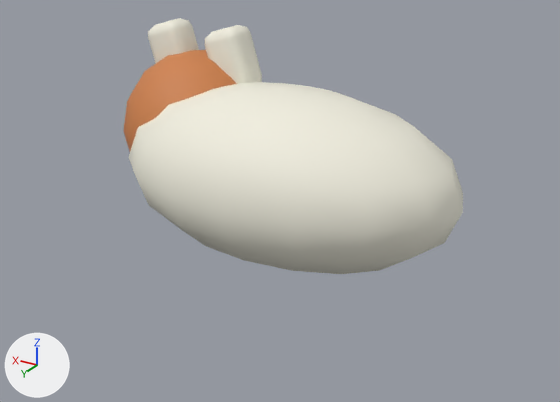
The glTF model public/assets/models/JPN-24.glb, before and after one commit.
One viewpoint serves both versions: a 50 mm lens placed at (-0.968, 1.642, 0.971), pointed at (-0.012, 0.049, 0.175). Every picture has the same lights, and +X, +Y and +Z are marked at lower left. The older version comes first. Where no turn or scale is listed for an object, it has been applied to the vertices.

The first picture shows 'calico body', 'ear', 'ear.001', 'head'.
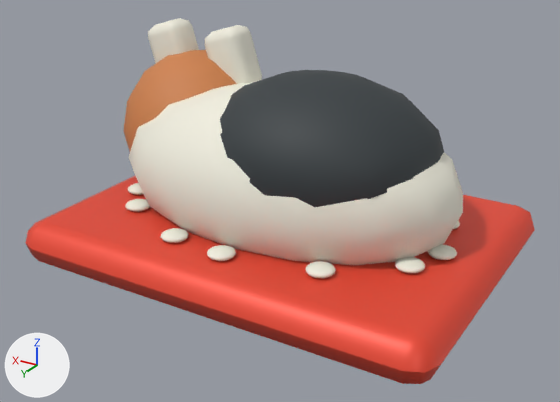
Edits to the bpy script that builds the scene:
```text
Add mat_rubber:
    mat_rubber = principled_material('rubber')
    mat_rubber.base_color = (0.035, 0.045, 0.05)  # dark grey #353c3f
    mat_rubber.roughness = 0.65
Add mat_paint_coral:
    mat_paint_coral = principled_material('paint-coral')
    mat_paint_coral.base_color = (0.85, 0.07, 0.035)  # red #ed4b35
    mat_paint_coral.metallic = 0.18
    mat_paint_coral.roughness = 0.46
Add me_sphere_228:
    me_sphere_228.from_pydata(...)  # a UV sphere (16 segments, 8 rings, poles along z) spanning x -0.32..0.32, y -0.27..0.27, z -0.2..0.2
    me_sphere_228.materials.append(mat_rubber)  # dark grey #353c3f
Add me_sphere_227:
    me_sphere_227.from_pydata(...)  # a UV sphere (16 segments, 8 rings, poles along z) spanning x -0.035..0.035, y -0.035..0.035, z -0.012..0.012
    me_sphere_227.materials.append(mat_linen)  # white #f1efdf
Add me_sphere_226:
    me_sphere_226.from_pydata(...)  # a UV sphere (16 segments, 8 rings, poles along z) spanning x -0.035..0.035, y -0.035..0.035, z -0.012..0.012
    me_sphere_226.materials.append(mat_linen)  # white #f1efdf
Add me_sphere_221:
    me_sphere_221.from_pydata(...)  # a UV sphere (16 segments, 8 rings, poles along z) spanning x -0.035..0.035, y -0.035..0.035, z -0.012..0.012
    me_sphere_221.materials.append(mat_linen)  # white #f1efdf
Add me_sphere_219:
    me_sphere_219.from_pydata(...)  # a UV sphere (16 segments, 8 rings, poles along z) spanning x -0.035..0.035, y -0.035..0.035, z -0.012..0.012
    me_sphere_219.materials.append(mat_linen)  # white #f1efdf
Add me_sphere_218:
    me_sphere_218.from_pydata(...)  # a UV sphere (16 segments, 8 rings, poles along z) spanning x -0.035..0.035, y -0.035..0.035, z -0.012..0.012
    me_sphere_218.materials.append(mat_linen)  # white #f1efdf
Add me_sphere_216:
    me_sphere_216.from_pydata(...)  # a UV sphere (16 segments, 8 rings, poles along z) spanning x -0.035..0.035, y -0.035..0.035, z -0.012..0.012
    me_sphere_216.materials.append(mat_linen)  # white #f1efdf
Add me_cube_869:
    me_cube_869.from_pydata(...)  # 56 vertices, 108 faces; spans x -0.575..0.575, y -0.425..0.425, z -0.06..0.06
    me_cube_869.materials.append(mat_paint_coral)  # red #ed4b35
Add ob_calico_patch:
    ob_calico_patch = bpy.data.objects.new('calico patch', me_sphere_228)
    ob_calico_patch.location = (-0.1, 0.0, 0.31)
Add ob_cushion_motif_011:
    ob_cushion_motif_011 = bpy.data.objects.new('cushion motif.011', me_sphere_227)
    ob_cushion_motif_011.location = (0.429, 0.09, 0.13)
Add ob_cushion_motif_010:
    ob_cushion_motif_010 = bpy.data.objects.new('cushion motif.010', me_sphere_226)
    ob_cushion_motif_010.location = (-0.408, 0.127, 0.13)
Add ob_cushion_motif_008:
    ob_cushion_motif_008 = bpy.data.objects.new('cushion motif.008', me_sphere_226.copy())
    ob_cushion_motif_008.location = (0.154, 0.282, 0.13)
Add ob_cushion_motif_005:
    ob_cushion_motif_005 = bpy.data.objects.new('cushion motif.005', me_sphere_221)
    ob_cushion_motif_005.location = (-0.241, 0.253, 0.13)
Add ob_cushion_motif_003:
    ob_cushion_motif_003 = bpy.data.objects.new('cushion motif.003', me_sphere_219)
    ob_cushion_motif_003.location = (0.357, 0.183, 0.13)
Add ob_cushion_motif_002:
    ob_cushion_motif_002 = bpy.data.objects.new('cushion motif.002', me_sphere_218)
    ob_cushion_motif_002.location = (-0.448, 0.026, 0.13)
Add ob_cushion_motif:
    ob_cushion_motif = bpy.data.objects.new('cushion motif', me_sphere_216)
    ob_cushion_motif.location = (0.0, 0.3, 0.13)
Add ob_red_cushion:
    ob_red_cushion = bpy.data.objects.new('red cushion', me_cube_869)
    ob_red_cushion.location = (0.0, 0.0, 0.06)
```

Where the change shows, as pixel boxes (x1, y1, x2, y2) in the pictures (560 x 402 px):
'red cushion', added (red)
    after: (25, 176, 534, 384)
'calico patch', added
    after: (220, 70, 444, 207)
'cushion motif.005', added
    after: (305, 261, 336, 278)
'cushion motif.010', added
    after: (395, 257, 425, 273)
'cushion motif', added
    after: (207, 245, 236, 261)
'cushion motif.002', added
    after: (428, 244, 457, 260)
'cushion motif.008', added
    after: (161, 228, 189, 243)
'cushion motif.003', added
    after: (125, 199, 150, 212)
'cushion motif.011', added
    after: (128, 183, 143, 195)
